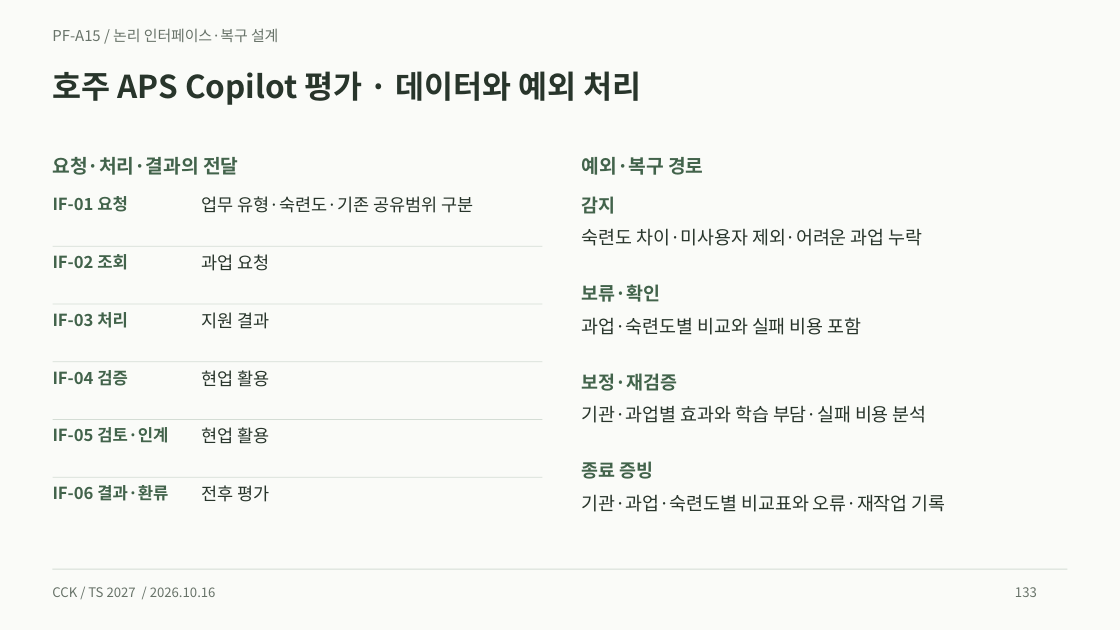
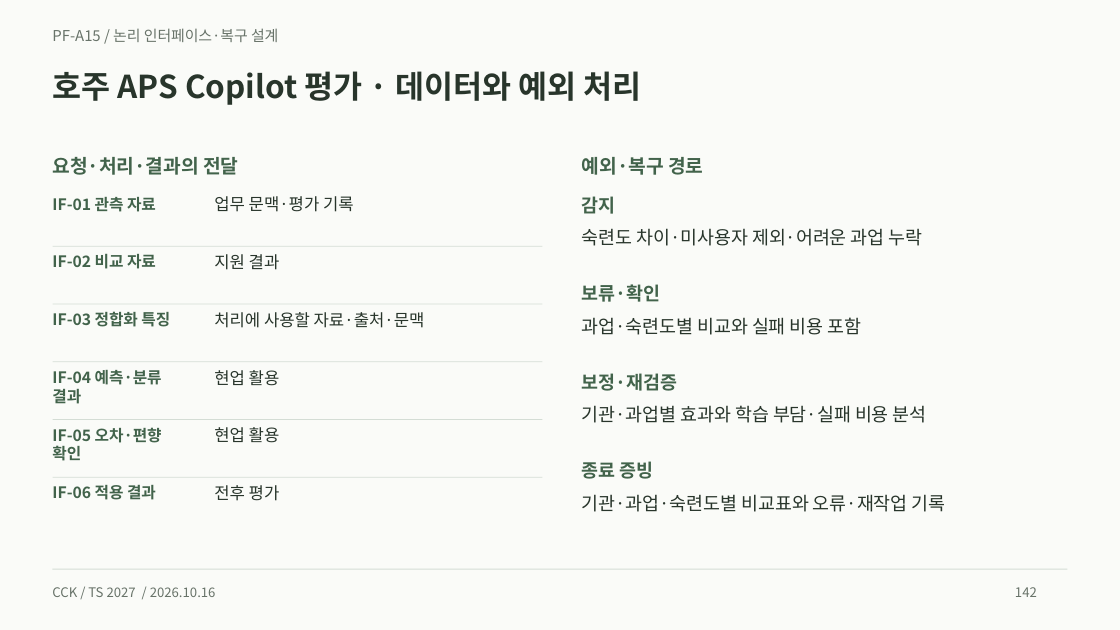
Before and after one commit to heen1987-ops/TS-business-Plan-001, a slide deck: slide 142 of public/downloads/ts-platform-casebook.pptx (slide 133 before the commit). Drawn at 1120x630 pixels with LibreOffice and Linux fonts; fonts in the diff are those of the drawing. Boxes give left, top, right and bottom in pixels: in the first picture for what was removed or moved away, otherwise in the second. Text is boxed around its words. In the diff, an @@ line names an element or a change of style, - is before the commit and + after.

```diff
--- a/public/downloads/ts-platform-casebook.pptx
+++ b/public/downloads/ts-platform-casebook.pptx
@@ text at <box>52,197,156,212</box>: text changed; size 14.2 to 13.5 pt @@
-IF-01 요청
+IF-01 관측 자료
@@ text at <box>214,196,354,212</box>: text changed; size 15 to 14.2 pt @@
-업무 유형·숙련도·기존 공유범위 구분
+업무 문맥·평가 기록
@@ text at <box>52,254,156,269</box>: text changed; size 14.2 to 13.5 pt @@
-IF-02 조회
+IF-02 비교 자료
@@ text removed at <box>201,254,269,271</box> @@
-과업 요청
@@ size 15 to 14.2 pt in 4 elements at <box>214,370,280,386</box>, <box>214,427,280,443</box>, <box>214,485,280,501</box>, <box>214,254,280,270</box> @@
@@ text "지원 결과": place and size @@
-text "지원 결과" at <box>201,312,269,329</box>
+text "지원 결과" at <box>214,254,280,270</box>
@@ text at <box>52,311,170,327</box>: text changed; size 14.2 to 13.5 pt @@
-IF-03 처리
+IF-03 정합화 특징
@@ text added at <box>214,312,425,328</box>, 14.2 pt, text #28352B @@
+처리에 사용할 자료·출처·문맥
@@ text at <box>52,370,162,404</box>: text changed; size 14.2 to 13.5 pt @@
-IF-04 검증
+IF-04 예측·분류
+결과
@@ text "현업 활용": place and size @@
-text "현업 활용" at <box>201,370,269,387</box>
+text "현업 활용" at <box>214,370,280,386</box>
@@ text at <box>52,427,162,461</box>: text changed; size 14.2 to 13.5 pt @@
-IF-05 검토·인계
+IF-05 오차·편향
+확인
@@ text "현업 활용": place and size @@
-text "현업 활용" at <box>201,427,269,444</box>
+text "현업 활용" at <box>214,427,280,443</box>
@@ text at <box>52,485,156,500</box>: text changed; size 14.2 to 13.5 pt @@
-IF-06 결과·환류
+IF-06 적용 결과
@@ text "전후 평가": place and size @@
-text "전후 평가" at <box>201,485,269,502</box>
+text "전후 평가" at <box>214,485,280,501</box>
@@ text at <box>1015,587,1037,597</box>: text changed @@
-133
+142
```
Also in this commit, not shown: 136 other slides changed, 9 slides added, 39 other files.
